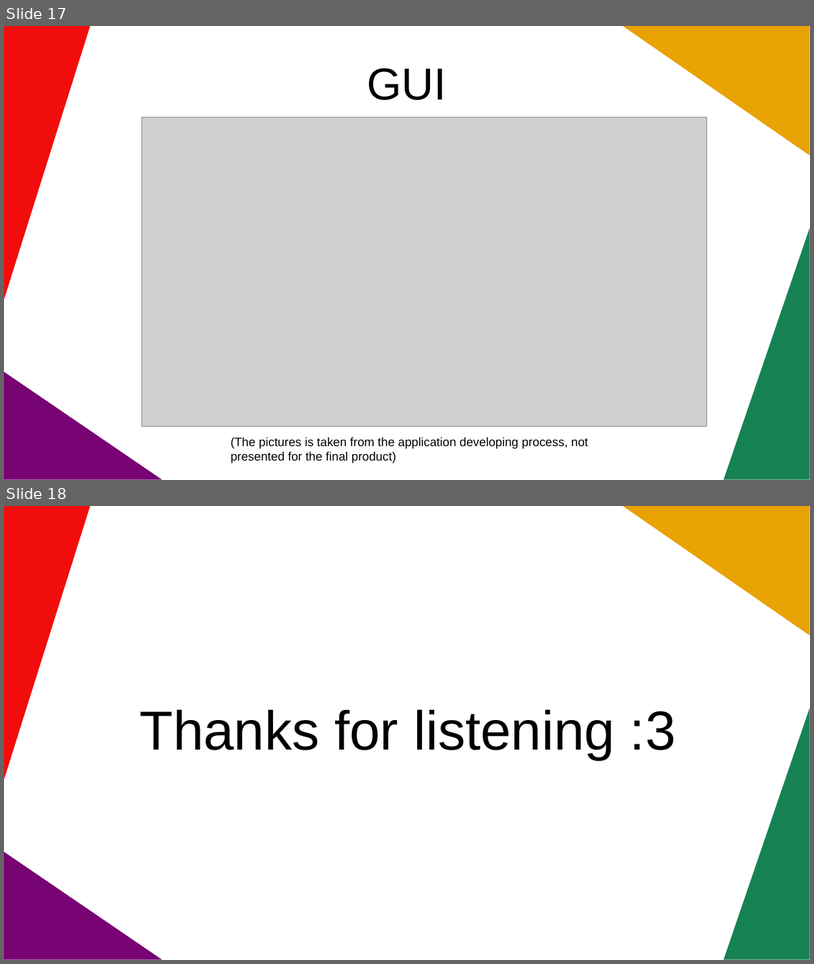
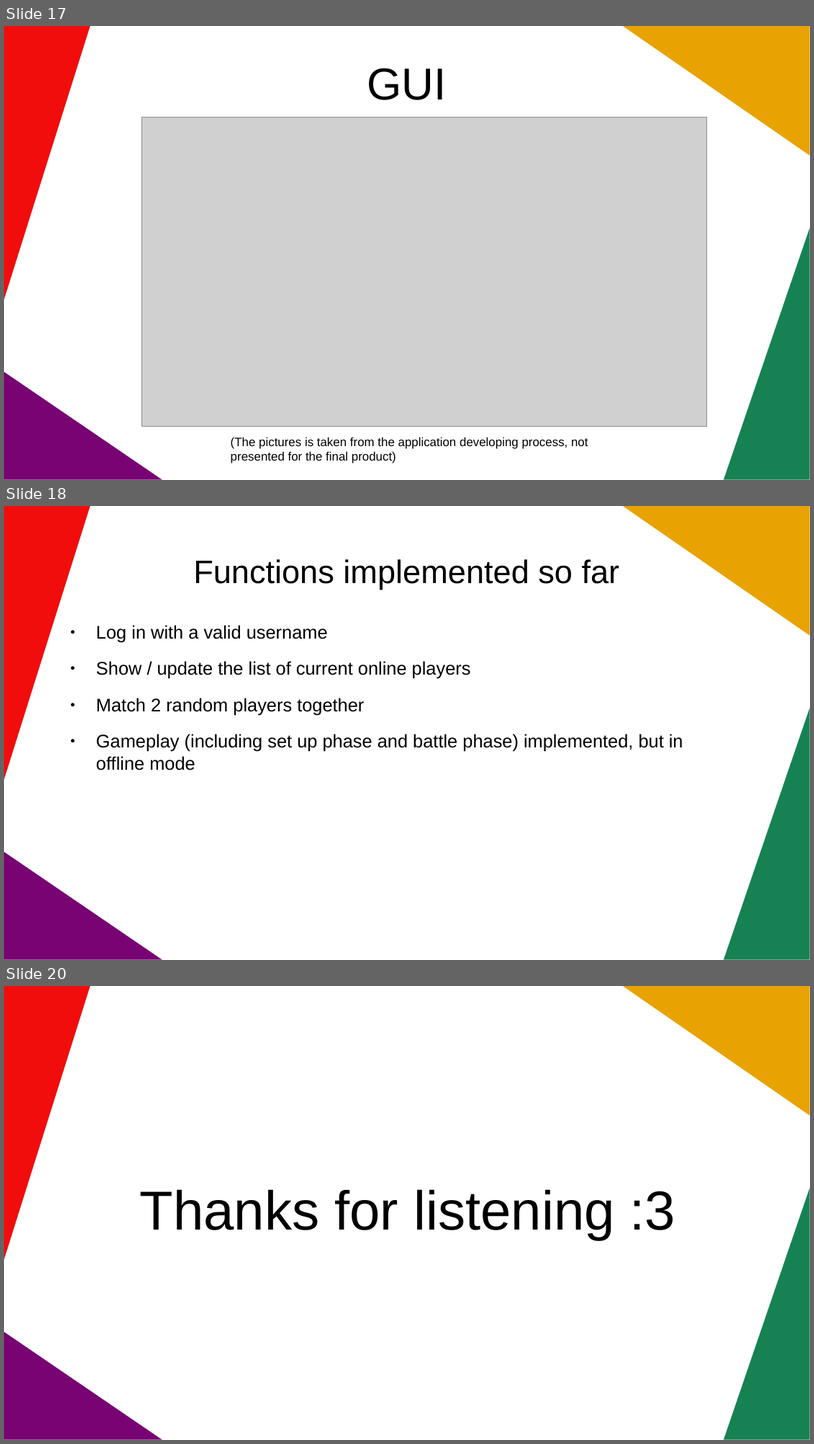
Before and after one commit to sonbeohaudau/battleship_online, a slide deck: Slide/ship.pptx. Shown one above the other, each under a label of ours: slides 17 and 18 before the commit, slides 17, 18 and 20 after it; the slides between them are not shown. The pictures are 814x964 and 814x1444 pixels, drawn with LibreOffice and Linux fonts; fonts in the diff are those of the drawing; grey boxes stand for pictures. Boxes give left, top, right and bottom in pixels: in the first picture for what was removed or moved away, otherwise in the second. Text is boxed around its words. In the diff, an @@ line names an element or a change of style, - is before the commit and + after.

```diff
--- a/Slide/ship.pptx
+++ b/Slide/ship.pptx
@@ slide 18 added at [4,506,810,960], background #FFFFFF; not listed: 4 template elements that a slide beside it also shows @@
@@ text added at [193,559,620,590], 32 pt, text #000000 @@
+Functions implemented so far
@@ text added at [96,625,684,770], 18 pt, text #000000 @@
+● Log in with a valid username
+● Show / update the list of current online players
+● Match 2 random players together
+● Gameplay (including set up phase and battle phase) implemented, but in offline mode
@@ what was slide 18 is now slide 20 @@
```
Also in this commit, not shown: 1 other slide added, 7 other files.
